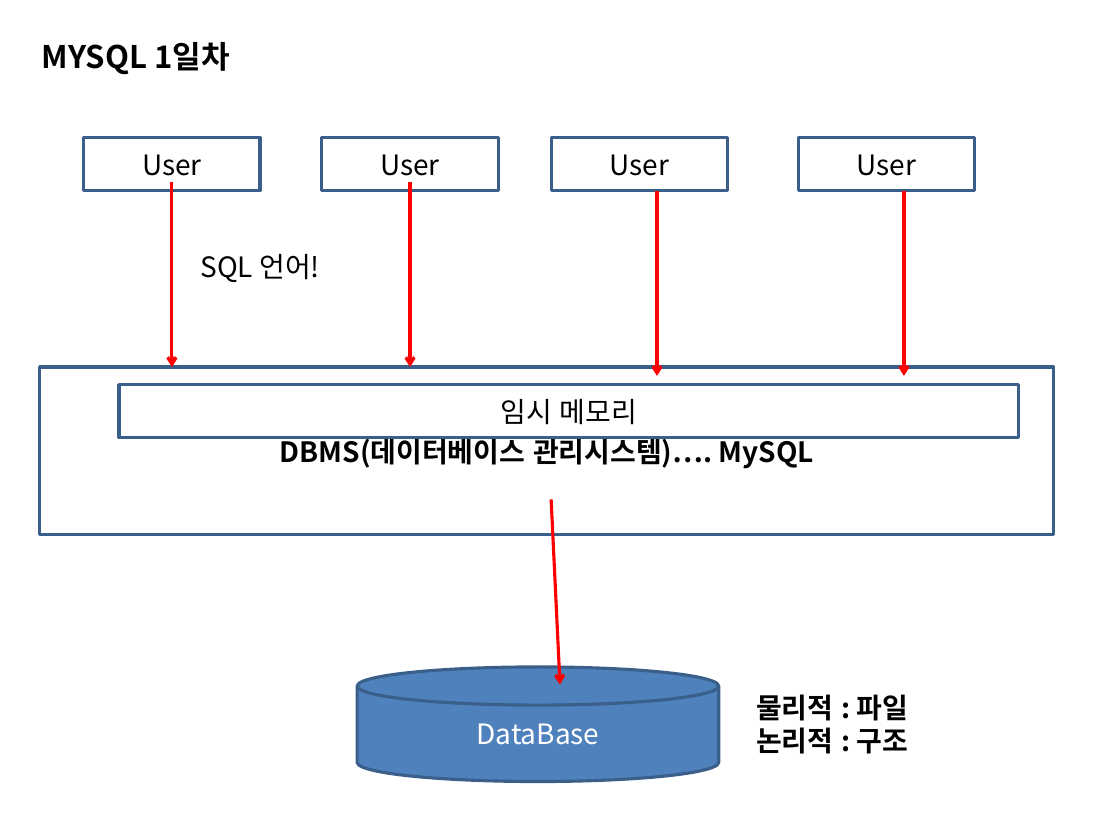
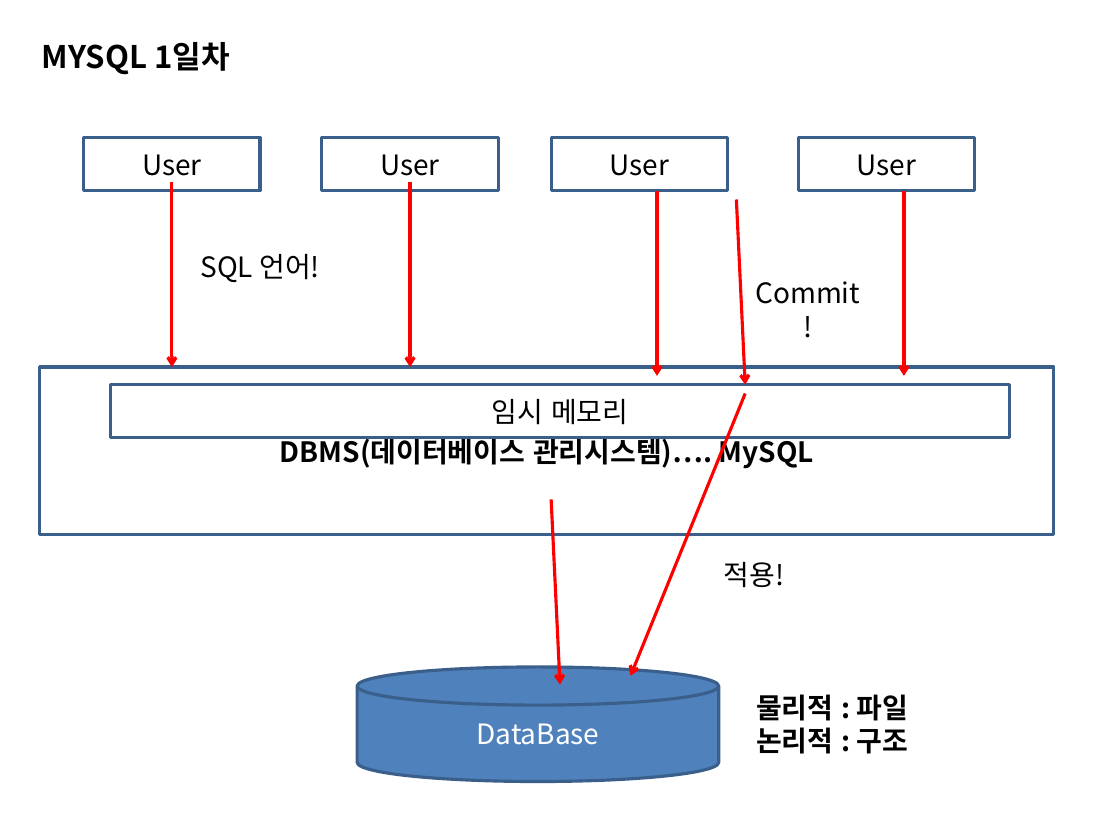
Before and after one commit to sing2song/TILDataBase, a slide deck: slide 1 of MYSQL.pptx. Drawn at 1120x840 pixels with LibreOffice and Linux fonts; fonts in the diff are those of the drawing. Boxes give left, top, right and bottom in pixels: in the first picture for what was removed or moved away, otherwise in the second. Text is boxed around its words. In the diff, an @@ line names an element or a change of style, - is before the commit and + after.

```diff
--- a/MYSQL.pptx
+++ b/MYSQL.pptx
@@ arrow added from (736, 199) to (745, 385), #FF0000 2 pt @@
@@ text added at [755, 281, 860, 304], 18 pt, text #000000 @@
+Commit!
@@ rectangle "임시 메모리": place and size @@
-rectangle "임시 메모리" at [119, 385, 1018, 438]
+rectangle "임시 메모리" at [110, 385, 1009, 438]
@@ arrow added from (745, 393) to (631, 675), #FF0000 2 pt @@
@@ text added at [724, 562, 785, 588], 18 pt, text #000000 @@
+적용!
```
Also in this commit, not shown: 15 slides added, 13 other files.
